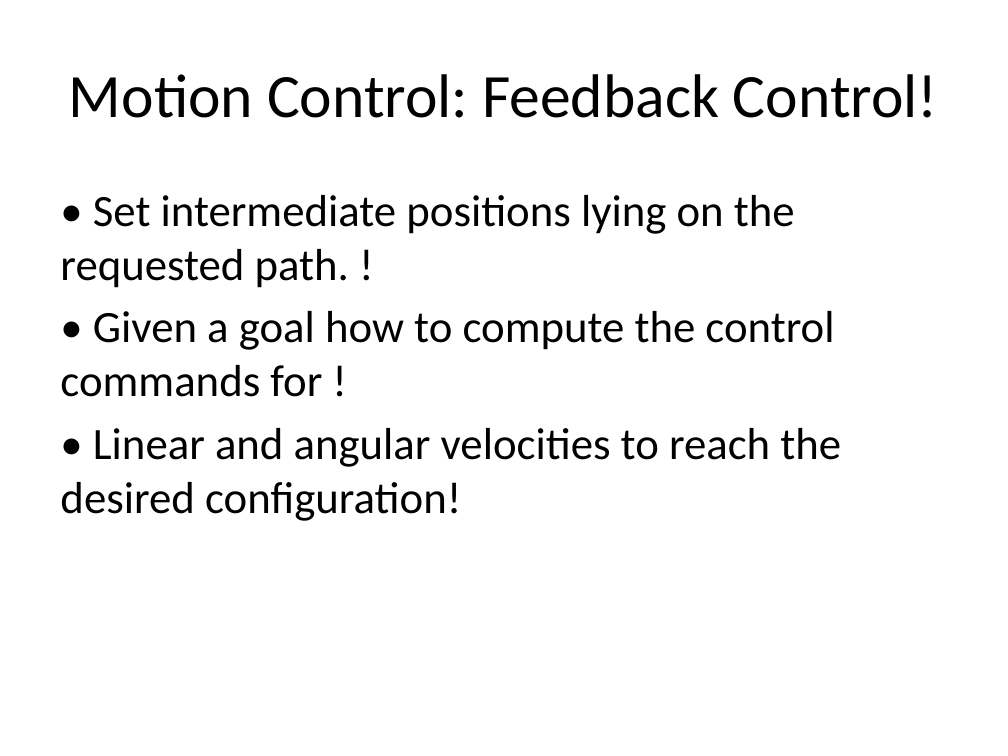
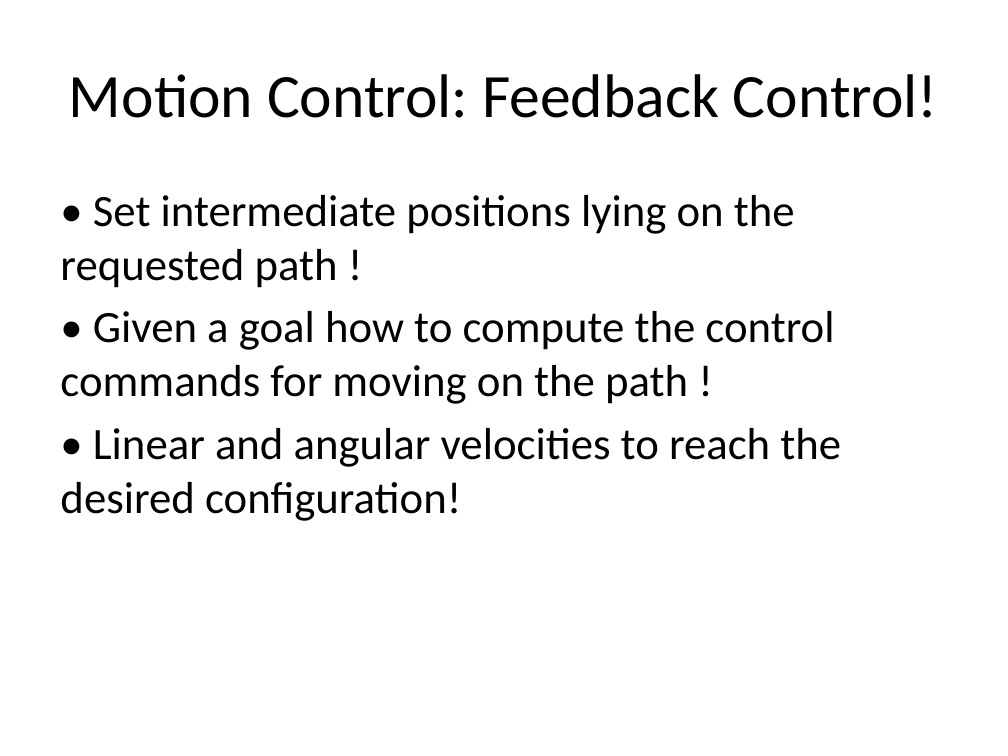
Before and after one commit to amitrokh/CMSC498F, a slide deck: slide 4 of lectures/week_4/Control.pptx. Drawn at 1008x756 pixels with LibreOffice and Linux fonts; fonts in the diff are those of the drawing. Boxes give left, top, right and bottom in pixels: in the first picture for what was removed or moved away, otherwise in the second. Text is boxed around its words. In the diff, an @@ line names an element or a change of style, - is before the commit and + after.

```diff
--- a/lectures/week_4/Control.pptx
+++ b/lectures/week_4/Control.pptx
@@ text at [60,195,834,404]: text changed @@
-• Set intermediate positions lying on the requested path. !
-• Given a goal how to compute the control commands for !
+• Set intermediate positions lying on the requested path !
+• Given a goal how to compute the control commands for moving on the path !
```
Also in this commit, not shown: 2 other slides changed.
